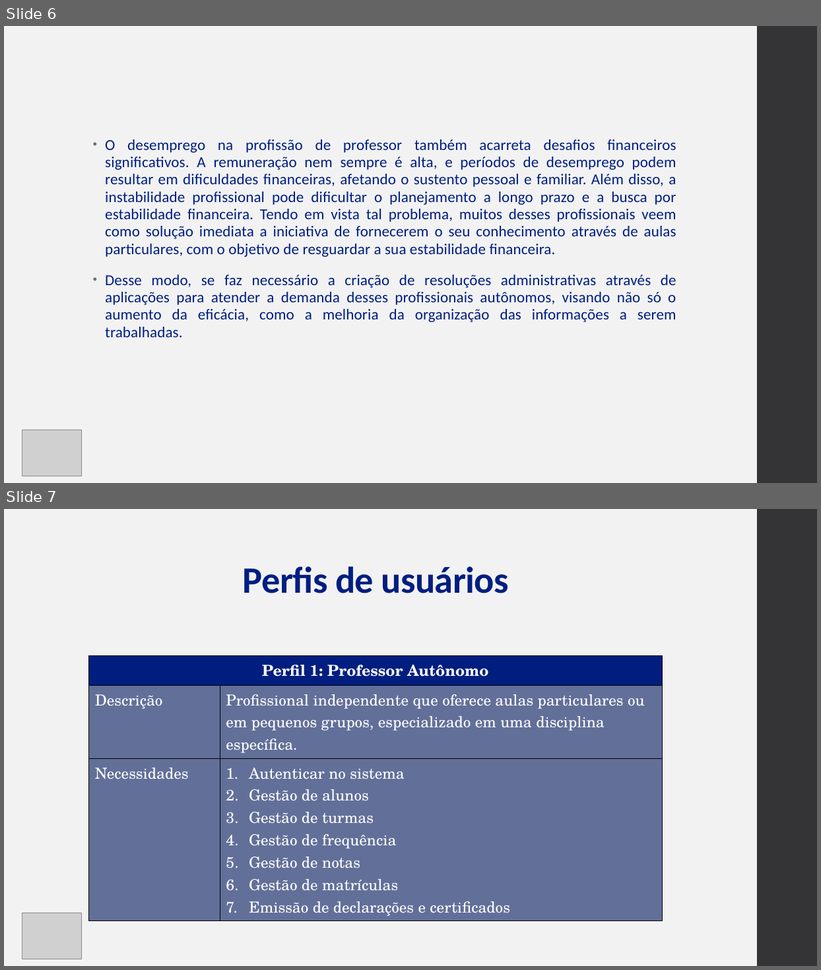
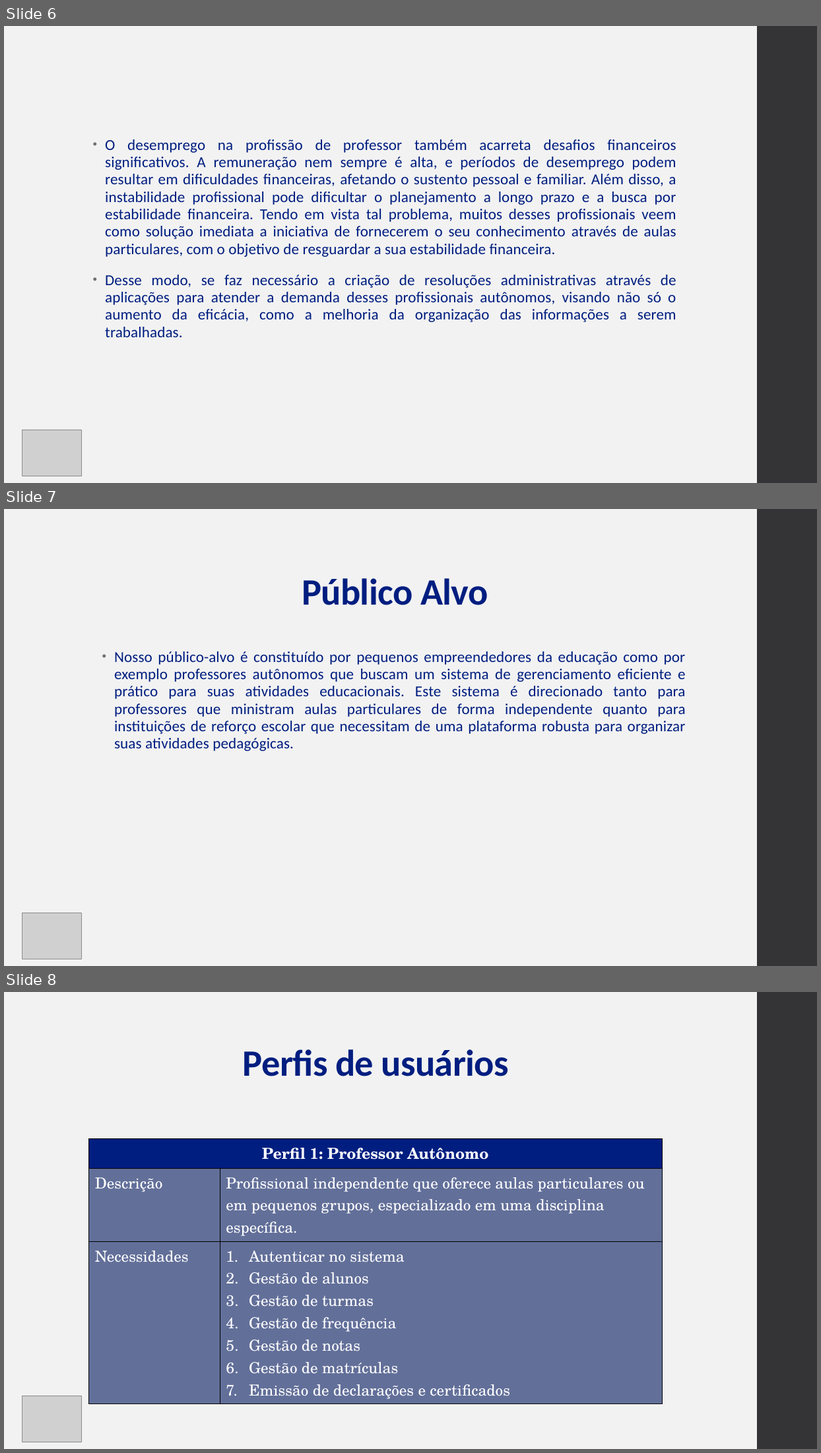
Before and after one commit to ICEI-PUC-Minas-PMV-ADS/pmv-ads-2024-1-e1-proj-web-t6-pmv-ads-2024-1-e1-projeto_academico, a slide deck: apresentacao/Apresentação - Sistema de Gestão Escolar.pptx. Shown one above the other, each under a label of ours: slides 6 and 7 before the commit, slides 6, 7 and 8 after it. The pictures are 821x970 and 821x1453 pixels, drawn with LibreOffice and Linux fonts; fonts in the diff are those of the drawing; grey boxes stand for pictures. Boxes give left, top, right and bottom in pixels: in the first picture for what was removed or moved away, otherwise in the second. Text is boxed around its words. In the diff, an @@ line names an element or a change of style, - is before the commit and + after.

```diff
--- a/apresentacao/Apresentação - Sistema de Gestão Escolar.pptx
+++ b/apresentacao/Apresentação - Sistema de Gestão Escolar.pptx
@@ slide 7 added at <box>4,509,817,966</box>, background #F2F2F2; not listed: 1 template element that a slide beside it also shows @@
@@ title added at <box>302,578,488,605</box>, 44 pt, text #001E80, bold @@
+Público Alvo
@@ text added at <box>114,652,686,751</box>, 18 pt, text #001E80 @@
+• Nosso público-alvo é constituído por pequenos empreendedores da educação como por exemplo professores autônomos que buscam um sistema de gerenciamento eficiente e prático para suas atividades educacionais. Este sistema é direcionado tanto para professores que ministram aulas particulares de forma independente quanto para instituições de reforço escolar que necessitam de uma plataforma robusta para organizar suas atividades pedagógicas.
@@ picture added at <box>22,913,81,960</box> @@
@@ what was slide 7 is now slide 8 @@
```
Also in this commit, not shown: 3 slides changed, 1 other file.
